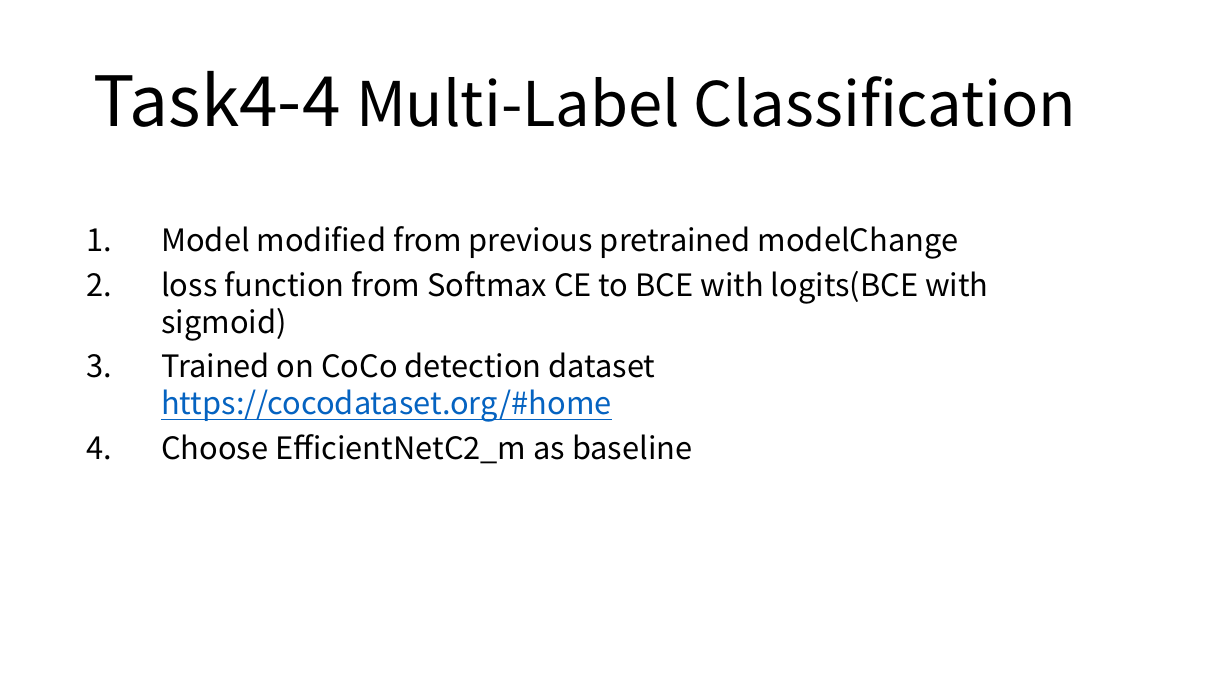
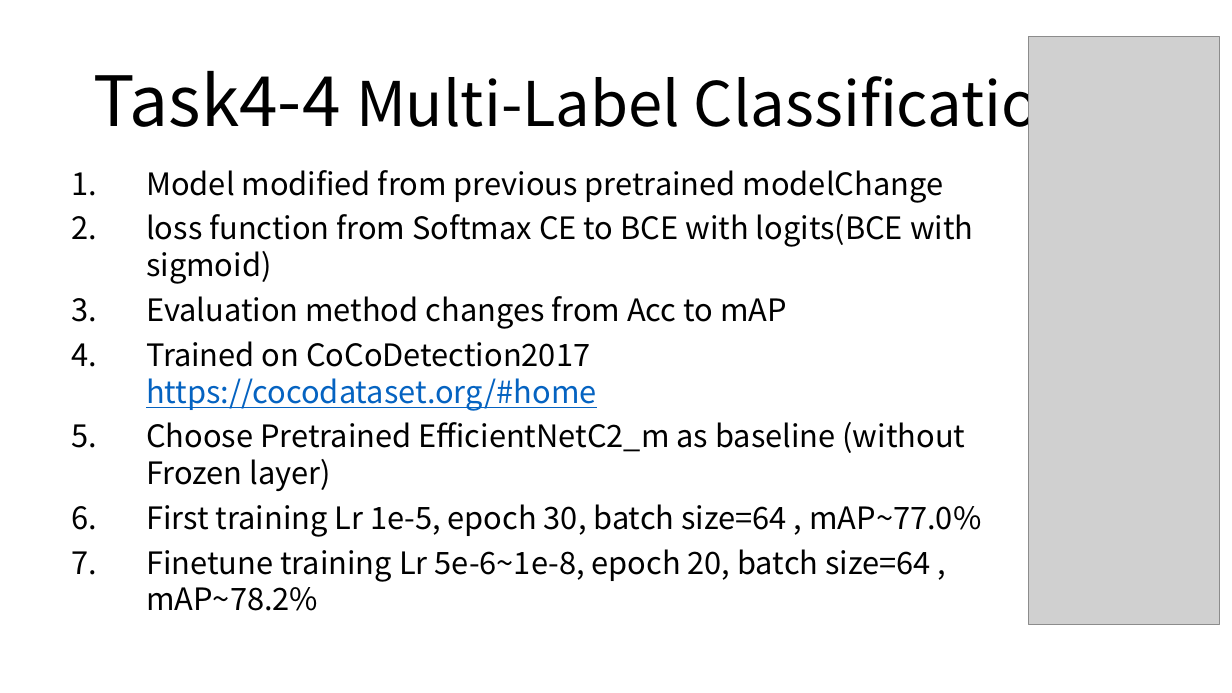
Before and after one commit to yanren1/DLFCCP_Task4, a slide deck: slide 10 of ties4911-task04-YanrenQu.pptx. Drawn at 1232x693 pixels with LibreOffice and Linux fonts; fonts in the diff are those of the drawing; grey boxes stand for pictures. Boxes give left, top, right and bottom in pixels: in the first picture for what was removed or moved away, otherwise in the second. Text is boxed around its words. In the diff, an @@ line names an element or a change of style, - is before the commit and + after.

Commit message:
"task4-4"

```diff
--- a/ties4911-task04-YanrenQu.pptx
+++ b/ties4911-task04-YanrenQu.pptx
@@ picture added at [1029,37,1219,625] @@
@@ text "Model modified from previous pretrained ...": place and size @@
-text "Model modified from previous pretrained ..." at [161,226,989,464]
+text "Model modified from previous pretrained ..." at [146,170,981,611]
@@ text at [146,296,981,611]: text changed @@
-3. Trained on CoCo detection dataset https://cocodataset.org/#home
-4. Choose EfficientNetC2_m as baseline
+3. Evaluation method changes from Acc to mAP
+4. Trained on CoCoDetection2017 https://cocodataset.org/#home
+5. Choose Pretrained EfficientNetC2_m as baseline (without Frozen layer)
+6. First training Lr 1e-5, epoch 30, batch size=64 , mAP~77.0%
+7. Finetune training Lr 5e-6~1e-8, epoch 20, batch size=64 , mAP~78.2%
```
Also in this commit, not shown: 1 slide added, 2 other files.
